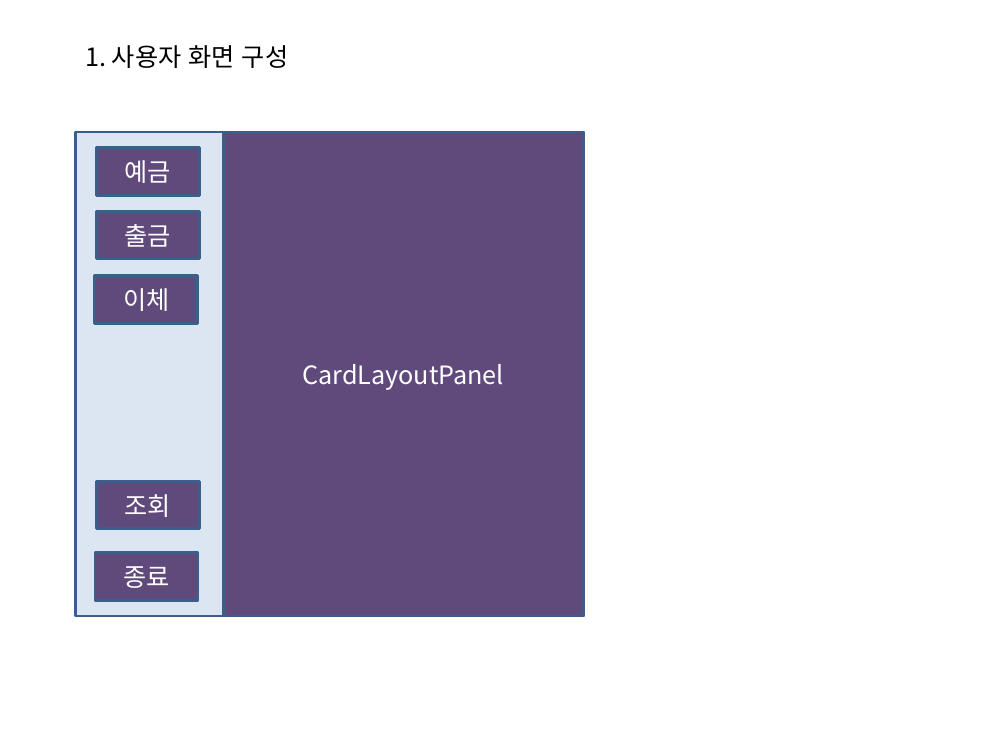
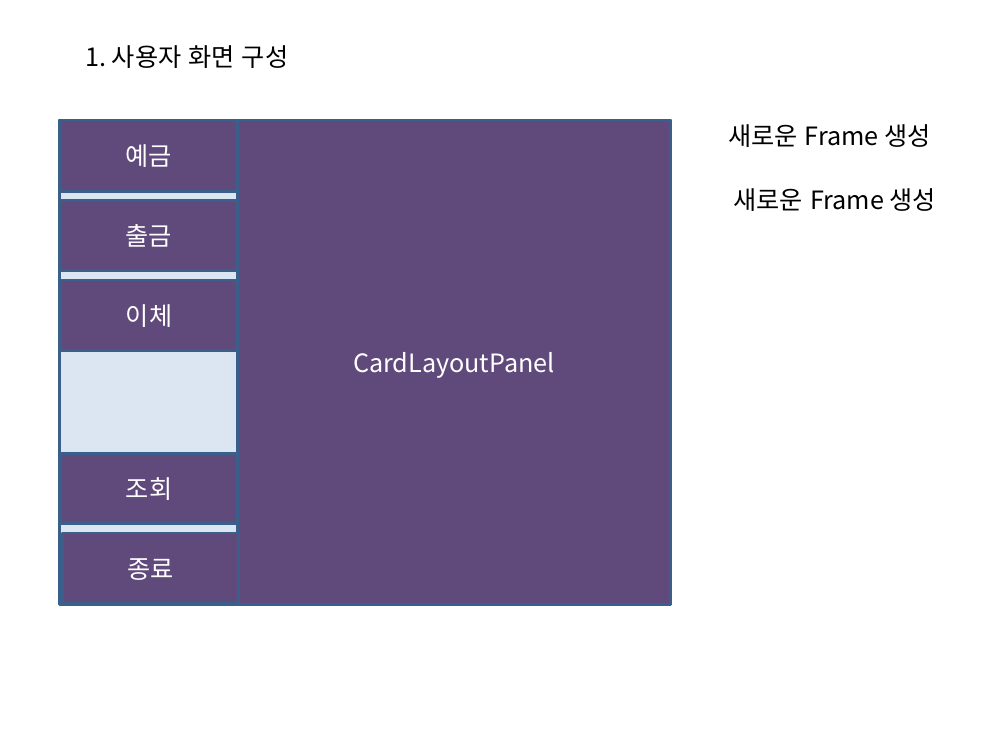
Before and after one commit to S-Onix/BankSystemProject, a slide deck: slide 12 of BankSystem/documentation/banksystem.pptx. Drawn at 1008x756 pixels with LibreOffice and Linux fonts; fonts in the diff are those of the drawing. Boxes give left, top, right and bottom in pixels: in the first picture for what was removed or moved away, otherwise in the second. Text is boxed around its words. In the diff, an @@ line names an element or a change of style, - is before the commit and + after.

```diff
--- a/BankSystem/documentation/banksystem.pptx
+++ b/BankSystem/documentation/banksystem.pptx
@@ rectangle "예금": place and size @@
-rectangle "예금" at <box>96,148,199,196</box>
+rectangle "예금" at <box>59,120,237,192</box>
@@ rectangle: place and size @@
-rectangle at <box>76,132,584,616</box>
+rectangle at <box>59,120,670,604</box>
@@ rectangle "CardLayoutPanel": place and size @@
-rectangle "CardLayoutPanel" at <box>223,132,583,616</box>
+rectangle "CardLayoutPanel" at <box>237,120,670,604</box>
@@ text added at <box>728,124,930,147</box>, 18 pt, text #000000 @@
+새로운 Frame 생성
@@ rectangle "출금": place and size @@
-rectangle "출금" at <box>96,212,199,259</box>
+rectangle "출금" at <box>59,201,237,271</box>
@@ text added at <box>734,188,936,211</box>, 18 pt, text #000000 @@
+새로운 Frame 생성
@@ rectangle "이체": place and size @@
-rectangle "이체" at <box>95,276,198,324</box>
+rectangle "이체" at <box>61,280,238,351</box>
@@ rectangle "조회": place and size @@
-rectangle "조회" at <box>96,481,199,528</box>
+rectangle "조회" at <box>61,454,238,524</box>
@@ rectangle "종료": place and size @@
-rectangle "종료" at <box>95,552,198,600</box>
+rectangle "종료" at <box>62,533,239,604</box>
```
Also in this commit, not shown: 18 other files.
